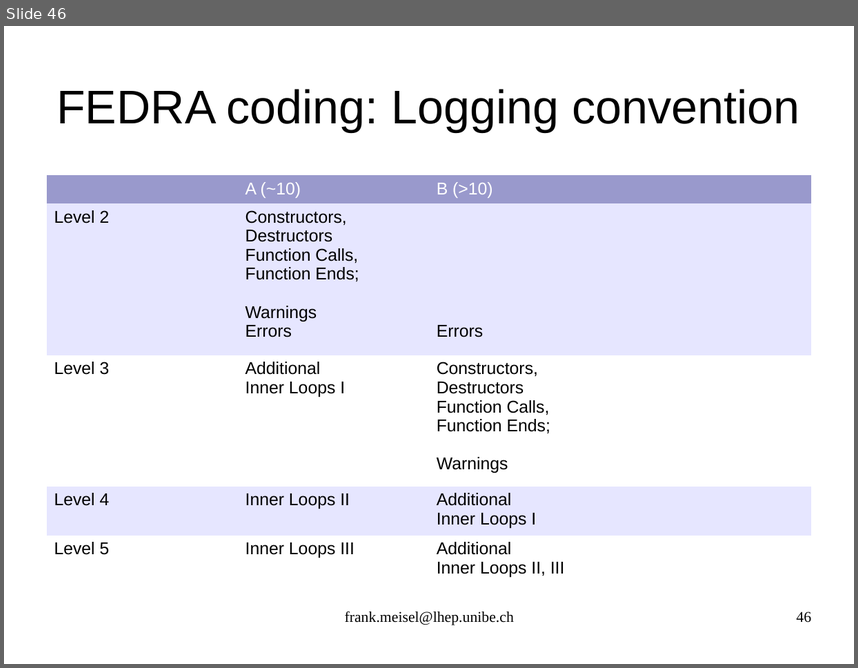
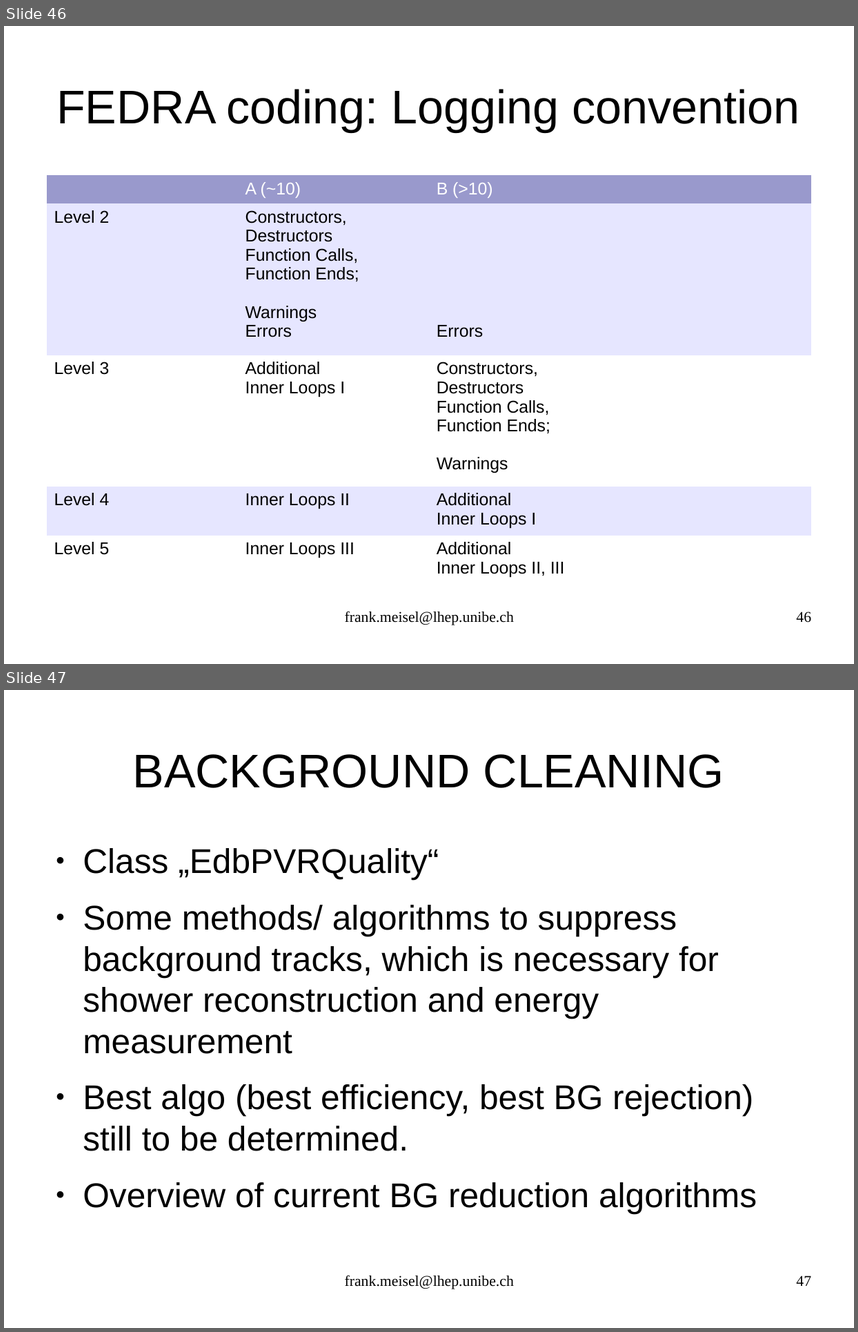
Before and after one commit to antonioiuliano2/fedra, a slide deck: src/libShower/documentation/libShowerMANUAL.odp. Shown one above the other, each under a label of ours: slide 46 before the commit, slides 46 and 47 after it. The pictures are 858x668 and 858x1332 pixels, drawn with LibreOffice and Linux fonts; fonts in the diff are those of the drawing. Boxes give left, top, right and bottom in pixels: in the first picture for what was removed or moved away, otherwise in the second. Text is boxed around its words. In the diff, an @@ line names an element or a change of style, - is before the commit and + after.

```diff
--- a/src/libShower/documentation/libShowerMANUAL.odp
+++ b/src/libShower/documentation/libShowerMANUAL.odp
@@ slide 47 added at (x1=4, y1=690, x2=854, y2=1328), background #FFFFFF @@
@@ title added at (x1=133, y1=754, x2=724, y2=788), 44 pt, text #000000 @@
+BACKGROUND CLEANING
@@ text added at (x1=83, y1=848, x2=757, y2=1213), 32 pt, text #000000 @@
+● Class „EdbPVRQuality“
+● Some methods/ algorithms to suppress background tracks, which is necessary for shower reconstruction and energy measurement
+● Best algo (best efficiency, best BG rejection) still to be determined.
+● Overview of current BG reduction algorithms
@@ text added at (x1=345, y1=1274, x2=514, y2=1289), 14 pt, text #000000 @@
+frank.meisel@lhep.unibe.ch
@@ page number added at (x1=796, y1=1275, x2=811, y2=1285), 14 pt, text #000000 @@
+47
```
Also in this commit, not shown: 2 other slides added, 4 other files.
